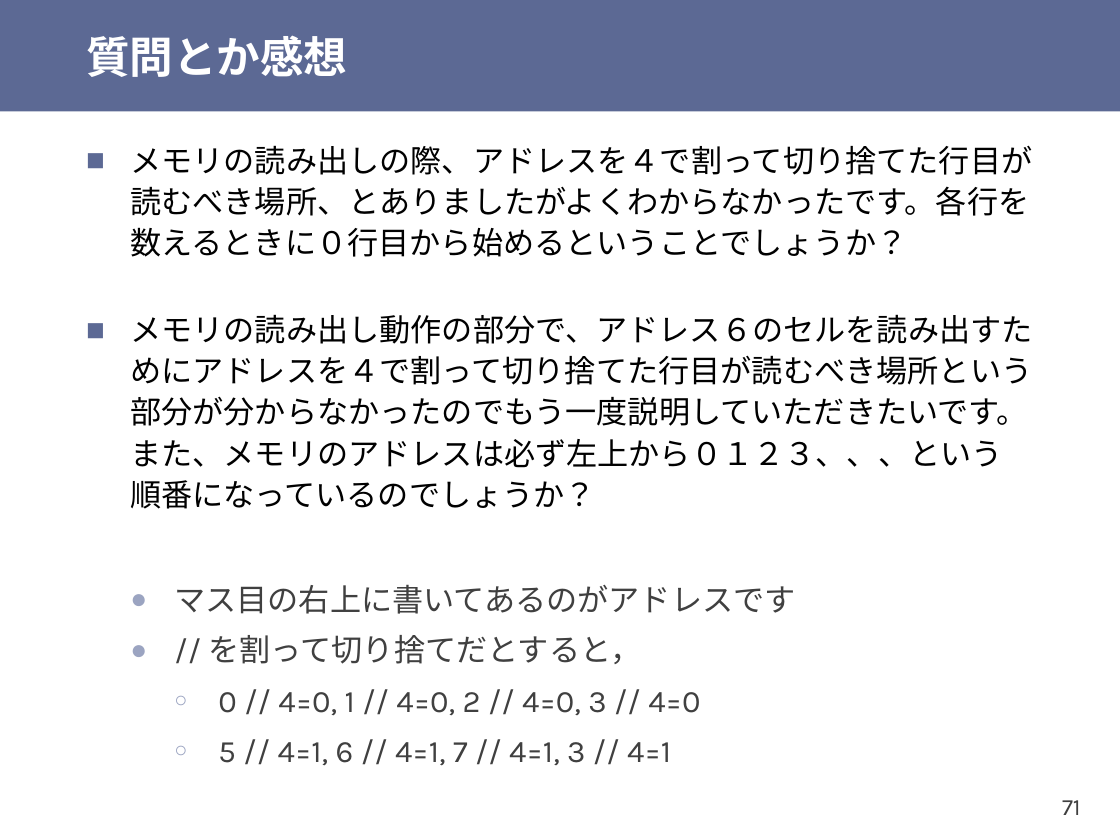
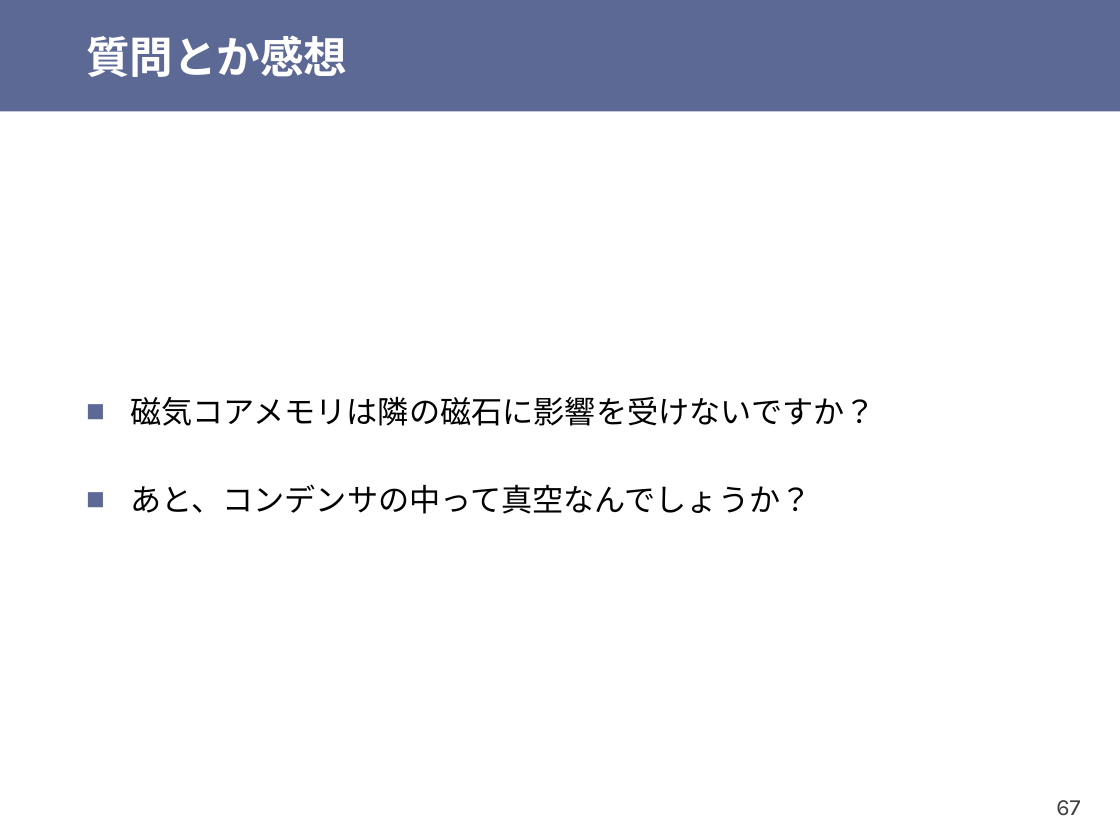
Before and after one commit to shioyadan/otya-computer-architecture-i, a slide deck: slide 67 of cai-shioya-10.pptx (slide 71 before the commit). Drawn at 1120x840 pixels with LibreOffice and Linux fonts; fonts in the diff are those of the drawing. Boxes give left, top, right and bottom in pixels: in the first picture for what was removed or moved away, otherwise in the second. Text is boxed around its words. In the diff, an @@ line names an element or a change of style, - is before the commit and + after.

```diff
--- a/cai-shioya-10.pptx
+++ b/cai-shioya-10.pptx
@@ text at box(130, 397, 875, 514): text changed @@
-■ メモリの読み出しの際、アドレスを４で割って切り捨てた行目が読むべき場所、とありましたがよくわからなかったです。各行を数えるときに０行目から始めるということでしょうか？
-■ メモリの読み出し動作の部分で、アドレス６のセルを読み出すためにアドレスを４で割って切り捨てた行目が読むべき場所という部分が分からなかったのでもう一度説明していただきたいです。また、メモリのアドレスは必ず左上から０１２３、、、という順番になっているのでしょうか？
-  ● マス目の右上に書いてあるのがアドレスです
-  ● // を割って切り捨てだとすると，
-    ○ 0 // 4=0, 1 // 4=0, 2 // 4=0, 3 // 4=0
-    ○ 5 // 4=1, 6 // 4=1, 7 // 4=1, 3 // 4=1
+■ 磁気コアメモリは隣の磁石に影響を受けないですか？
+■ あと、コンデンサの中って真空なんでしょうか？
@@ page number at box(1056, 800, 1080, 816): text changed @@
-71
+67
```
Also in this commit, not shown: 25 other slides changed, 2 slides added, 25 slides removed, 1 other file.
